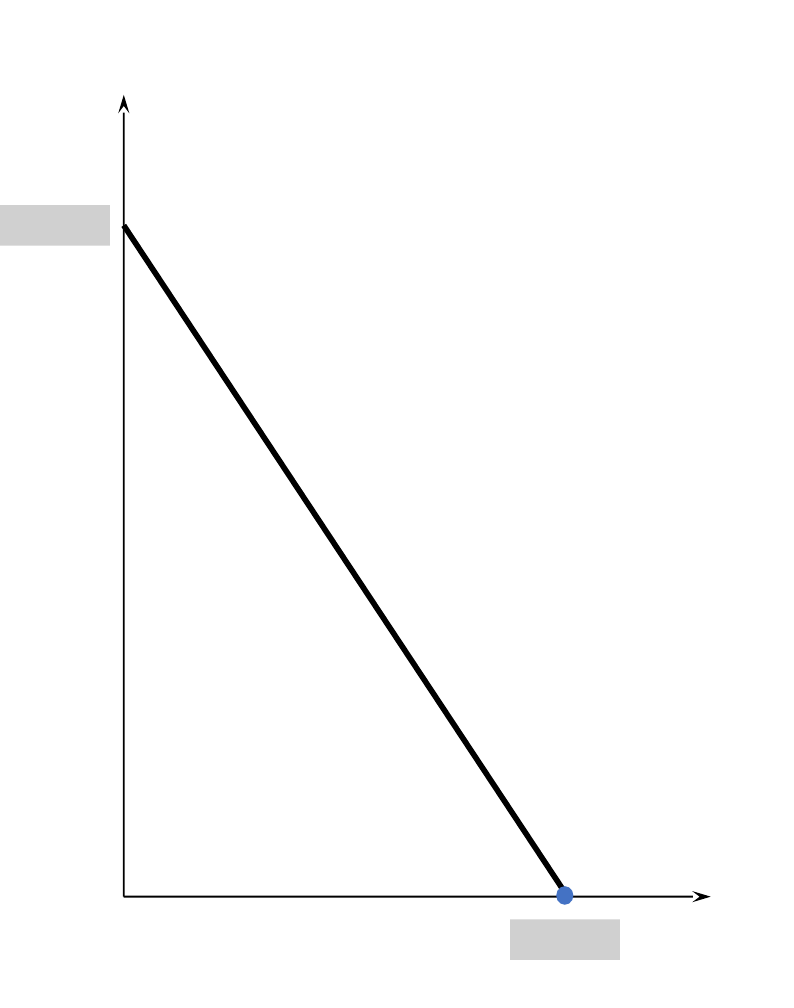
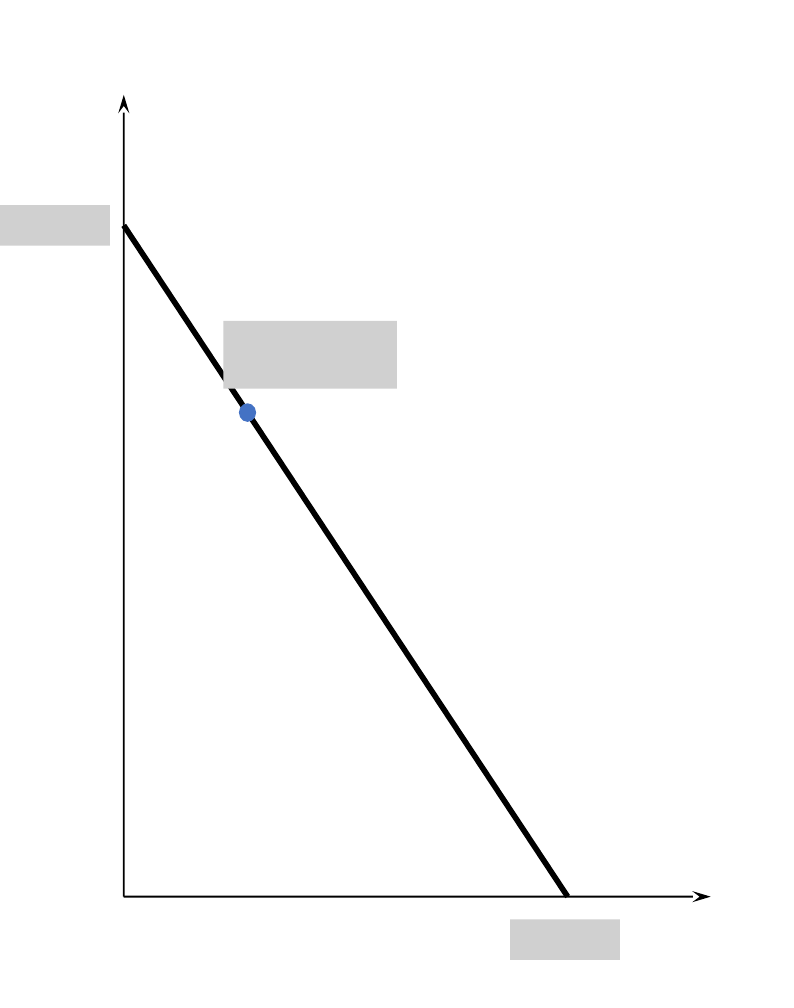
Before and after one commit to peteawag/ECO00001I-A-Microeconomics-II-2019, a slide deck: slide 1 of img/insurance.pptx. Drawn at 794x1008 pixels with LibreOffice and Linux fonts; fonts in the diff are those of the drawing; grey boxes stand for pictures. Boxes give left, top, right and bottom in pixels: in the first picture for what was removed or moved away, otherwise in the second. Text is boxed around its words. In the diff, an @@ line names an element or a change of style, - is before the commit and + after.

```diff
--- a/img/insurance.pptx
+++ b/img/insurance.pptx
@@ picture added at (223,321,396,388) @@
@@ ellipse: place and size @@
-ellipse at (556,885,574,904)
+ellipse at (239,403,257,422)
```
Also in this commit, not shown: 5 other slides changed, 3 slides added, 1 slide removed, 6 other files.
